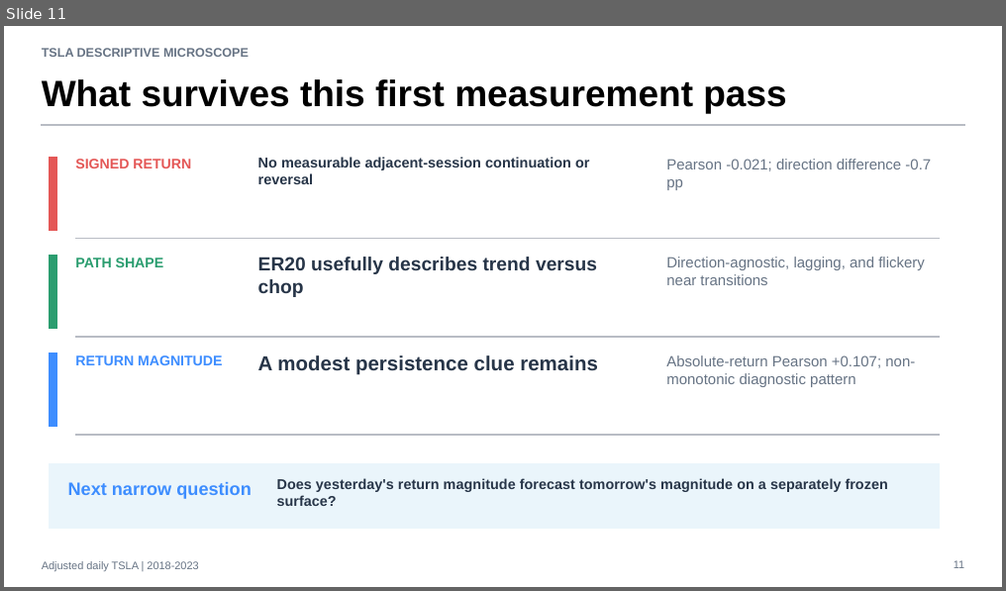
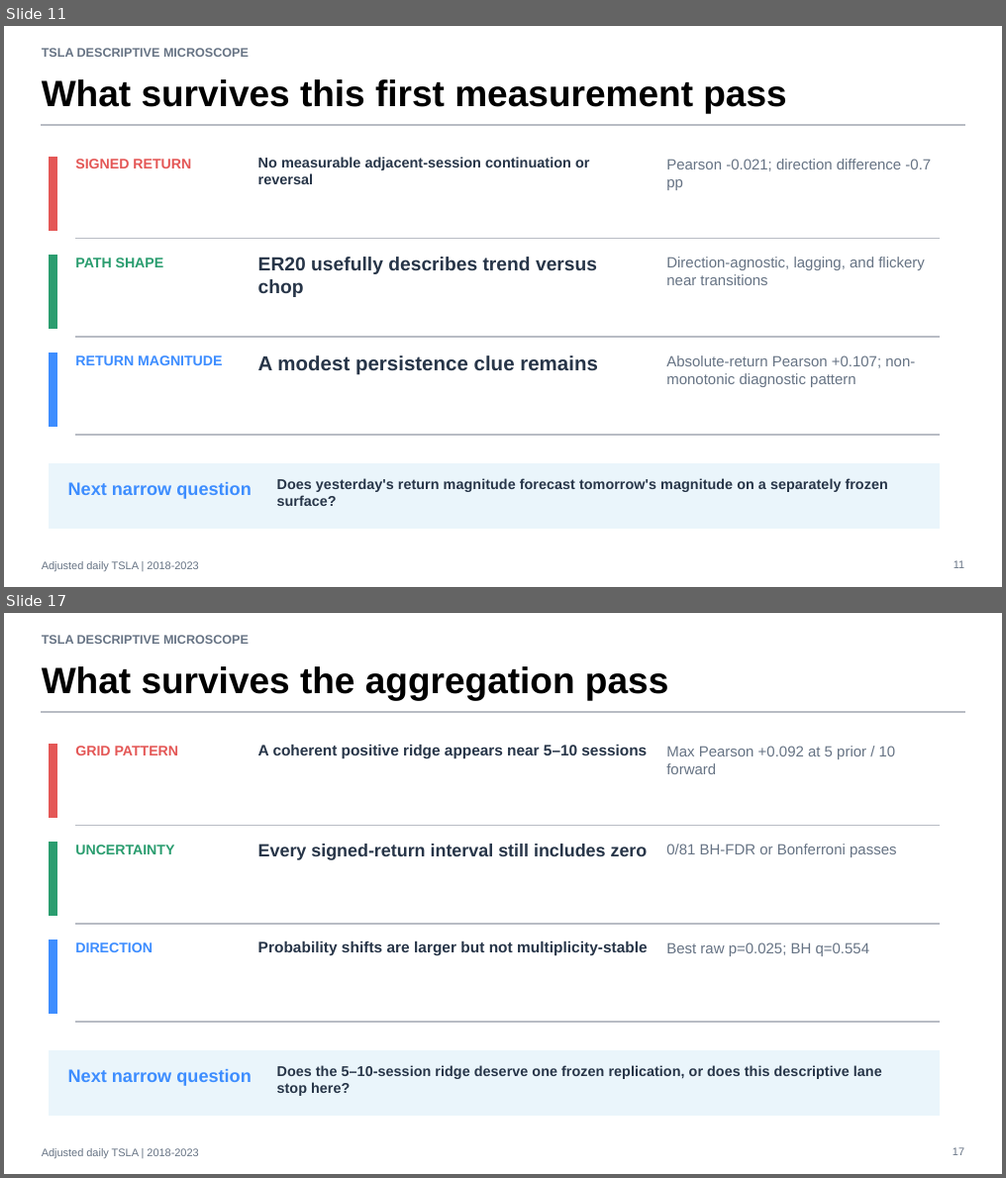
Before and after one commit to Francisc0Franc0/Time-Series-Modeling-Gen5, a slide deck: operator_hypothesis_lab/presentations/tsla_descriptive_microscope_evidence.pptx. Shown one above the other, each under a label of ours: slide 11 before the commit, slides 11 and 17 after it; the slides between them are not shown. The pictures are 1006x591 and 1006x1178 pixels, drawn with LibreOffice and Linux fonts; fonts in the diff are those of the drawing. Boxes give left, top, right and bottom in pixels: in the first picture for what was removed or moved away, otherwise in the second. Text is boxed around its words. In the diff, an @@ line names an element or a change of style, - is before the commit and + after.

Commit message:
Explore TSLA cumulative return horizon grid

```diff
--- a/operator_hypothesis_lab/presentations/tsla_descriptive_microscope_evidence.pptx
+++ b/operator_hypothesis_lab/presentations/tsla_descriptive_microscope_evidence.pptx
@@ slide 17 added at box(4, 613, 1002, 1174), background #FFFFFF @@
@@ text added at box(42, 635, 249, 644), 12 pt, text #667384, bold @@
+TSLA DESCRIPTIVE MICROSCOPE
@@ text added at box(42, 666, 668, 700), 35.2 pt, text #000000, bold @@
+What survives the aggregation pass
@@ rectangle added at box(42, 711, 964, 713), fill #B8BCC4, outline #B8BCC4 0 pt @@
@@ rectangle added at box(49, 744, 56, 817), fill #E45756, outline #E45756 0 pt @@
@@ text added at box(75, 746, 179, 756), 13.5 pt, text #E45756, bold @@
+GRID PATTERN
@@ text added at box(258, 744, 647, 760), 14.6 pt, text #273548, bold @@
+A coherent positive ridge appears near 5–10 sessions
@@ text added at box(666, 746, 896, 774), 14.2 pt, text #667384 @@
+Max Pearson +0.092 at 5 prior / 10 forward
@@ rectangle added at box(49, 842, 56, 916), fill #2A9D6F, outline #2A9D6F 0 pt @@
@@ text added at box(75, 845, 174, 855), 13.5 pt, text #2A9D6F, bold @@
+UNCERTAINTY
@@ rectangle added at box(76, 825, 940, 826), fill #B8BCC4, outline #B8BCC4 0 pt @@
@@ text added at box(258, 844, 648, 861), 17.1 pt, text #273548, bold @@
+Every signed-return interval still includes zero
@@ text added at box(666, 844, 896, 858), 14.2 pt, text #667384 @@
+0/81 BH-FDR or Bonferroni passes
@@ rectangle added at box(76, 924, 940, 925), fill #B8BCC4, outline #B8BCC4 0 pt @@
@@ rectangle added at box(49, 941, 56, 1014), fill #3D8DFF, outline #3D8DFF 0 pt @@
@@ text added at box(75, 943, 152, 953), 13.5 pt, text #3D8DFF, bold @@
+DIRECTION
@@ text added at box(258, 941, 648, 956), 14.7 pt, text #273548, bold @@
+Probability shifts are larger but not multiplicity-stable
@@ text added at box(666, 943, 870, 957), 14.2 pt, text #667384 @@
+Best raw p=0.025; BH q=0.554
@@ rectangle added at box(76, 1022, 940, 1023), fill #B8BCC4, outline #B8BCC4 0 pt @@
@@ rectangle added at box(49, 1051, 940, 1115), fill #EAF5FB, outline #EAF5FB 0 pt @@
@@ text added at box(68, 1069, 252, 1086), 17.2 pt, text #3D8DFF, bold @@
+Next narrow question
@@ text added at box(277, 1065, 882, 1096), 13.8 pt, text #273548, bold @@
+Does the 5–10-session ridge deserve one frozen replication, or does this descriptive lane stop here?
@@ text added at box(42, 1149, 198, 1158), 10.5 pt, text #667384 @@
+Adjusted daily TSLA | 2018-2023
@@ text added at box(952, 1148, 964, 1156), 10.5 pt, text #667384 @@
+17
```
Also in this commit, not shown: 5 other slides added, 5 other files.
